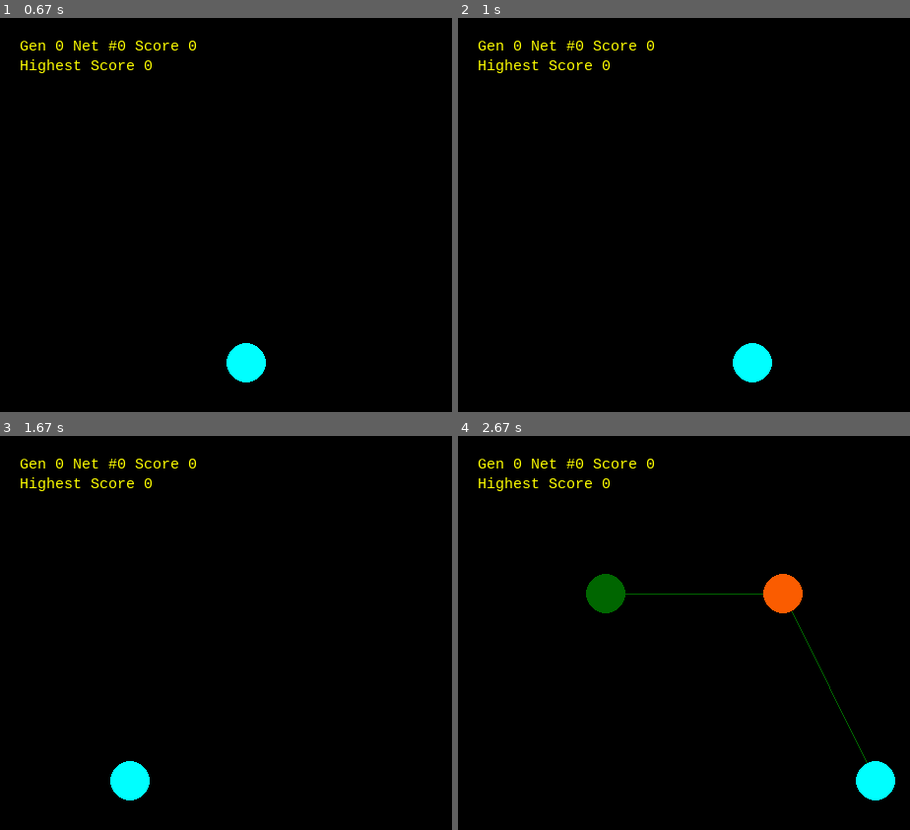
Above: before the commit, frames 1-4 (two rows, left to right).
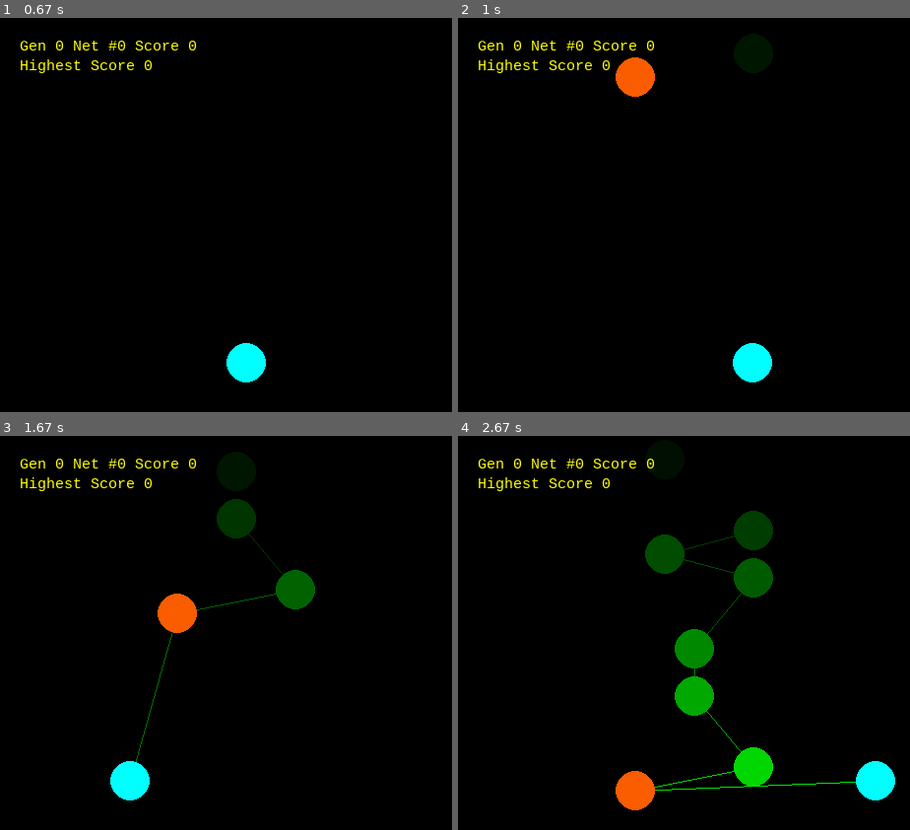
Above: after the commit, the same moments.

Repository: edo0xff/PygameGeneticAlgorithms
Game: pygame game, started from game.py
Two runs of this game, one before a commit and one after it. Both use one fixed random seed, a clock stepped at 60 frames per second and the inputs below.
Inputs (mouse positions are in pixels of both pictures, inside the frame that each line leads up to):
- Up to frame 1 (0.67 s): click (244, 215) at 0.38 s
- Up to frame 2 (1 s): click (751, 301) at 0.72 s
- Up to frame 3 (1.67 s): click (424, 770) at 1.05 s; click (131, 554) at 1.38 s
- Up to frame 4 (2.67 s): click (702, 680) at 1.72 s; click (634, 550) at 2.05 s; click (873, 735) at 2.38 s

Frame 1 is identical in both runs. In frame 2, 0.7% of the frame differs, in the area x 34-44%, y 10-20%; in frame 3, 2.2%; in frame 4, 6.4%, in the area x 28-91%, y 19-95%.

Commit message:
Balls spawn optimization

Diff:
--- a/ejemplo1.py
+++ /dev/null
@@ -1,97 +0,0 @@
-import random
-
-modelo = [1,1,1,1,1,1,1,1,1,1] #Objetivo a alcanzar
-largo = 10 #La longitud del material genetico de cada individuo
-num = 10 #La cantidad de individuos que habra en la poblacion
-pressure = 3 #Cuantos individuos se seleccionan para reproduccion. Necesariamente mayor que 2
-mutation_chance = 0.2 #La probabilidad de que un individuo mute
-
-print("\n\nModelo: %s\n"%(modelo)) #Mostrar el modelo, con un poco de espaciado
-
-def individual(min, max):
-    """
-        Crea un individual
-    """
-    return[random.randint(min, max) for i in range(largo)]
-
-def crearPoblacion():
-    """
-        Crea una poblacion nueva de individuos
-    """
-    return [individual(1,9) for i in range(num)]
-
-def calcularFitness(individual):
-    """
-        Calcula el fitness de un individuo concreto.
-    """
-    fitness = 0
-    for i in range(len(individual)):
-        if individual[i] == modelo[i]:
-            fitness += 1
-
-    return fitness
-
-def selection_and_reproduction(population):
-    """
-        Puntua todos los elementos de la poblacion (population) y se queda con los mejores
-        guardandolos dentro de 'selected'.
-        Despues mezcla el material genetico de los elegidos para crear nuevos individuos y
-        llenar la poblacion (guardando tambien una copia de los individuos seleccionados sin
-        modificar).
-
-        Por ultimo muta a los individuos.
-
-    """
-    puntuados = [ (calcularFitness(i), i) for i in population] #Calcula el fitness de cada individuo, y lo guarda en pares ordenados de la forma (5 , [1,2,1,1,4,1,8,9,4,1])
-    puntuados = [i[1] for i in sorted(puntuados)] #Ordena los pares ordenados y se queda solo con el array de valores
-    population = puntuados
-
-
-
-    selected =  puntuados[(len(puntuados)-pressure):] #Esta linea selecciona los 'n' individuos del final, donde n viene dado por 'pressure'
-
-
-
-    #Se mezcla el material genetico para crear nuevos individuos
-    for i in range(len(population)-pressure):
-        punto = random.randint(1,largo-1) #Se elige un punto para hacer el intercambio
-        padre = random.sample(selected, 2) #Se eligen dos padres
-
-        population[i][:punto] = padre[0][:punto] #Se mezcla el material genetico de los padres en cada nuevo individuo
-        population[i][punto:] = padre[1][punto:]
-
-    return population #El array 'population' tiene ahora una nueva poblacion de individuos, que se devuelven
-
-def mutation(population):
-    """
-        Se mutan los individuos al azar. Sin la mutacion de nuevos genes nunca podria
-        alcanzarse la solucion.
-    """
-    for i in range(len(population)-pressure):
-        if random.random() <= mutation_chance: #Cada individuo de la poblacion (menos los padres) tienen una probabilidad de mutar
-            punto = random.randint(0,largo-1) #Se elgie un punto al azar
-            nuevo_valor = random.randint(1,9) #y un nuevo valor para este punto
-
-            #Es importante mirar que el nuevo valor no sea igual al viejo
-            while nuevo_valor == population[i][punto]:
-                nuevo_valor = random.randint(1,9)
-
-            #Se aplica la mutacion
-            population[i][punto] = nuevo_valor
-
-    return population
-
-
-
-population = crearPoblacion()#Inicializar una poblacion
-print("Poblacion Inicial:\n%s"%(population)) #Se muestra la poblacion inicial
-
-
-#Se evoluciona la poblacion
-for i in range(100):
-    population = selection_and_reproduction(population)
-    population = mutation(population)
-
-
-print("\nPoblacion Final:\n%s"%(population)) #Se muestra la poblacion evolucionada
-print("\n\n")
--- a/game.py
+++ b/game.py
@@ -5,7 +5,7 @@
 board_size = (500, 400)
 
 board = game.Board(size=board_size, balls_vel=3)
-window = game.Window(size=board_size, fps=120, title="You are playing")
+window = game.Window(size=board_size, fps=60, title="You are playing")
 
 playing = True
 while playing:
--- a/game/logic.py
+++ b/game/logic.py
@@ -1,6 +1,10 @@
 import time
 import random
 import pygame
+
+
+def CurrentTIme():
+    return int(round(time.time() * 1000))
 
 
 class Ball:
@@ -67,13 +71,12 @@
     RIGHT = 1
     NULL = 2
 
-    def __init__(self, size=(500, 500), id=0, number_of_enemies=10, spawn_rate=15, player_vel=5, balls_vel=1, training=False):
+    def __init__(self, size=(500, 500), id=0, spawn_rate=125, player_vel=5, balls_vel=1, training=False):
         self.size = size
-        self.balls = [Ball(velocity=balls_vel), Ball(velocity=balls_vel)]
+        self.balls = []
         self.player = Ball([int(size[0] / 2), int(size[1] - 50)], velocity=player_vel)
-        self.number_of_enemies = number_of_enemies
         self.spawn_rate = spawn_rate
-        self.start_time = time.time()
+        self.start_time = CurrentTIme()
         self.game_over = False
         self.score = 0
         self.id = id
@@ -82,7 +85,7 @@
         self.training = training
 
     def Reset(self):
-        self.balls = [Ball(velocity=self.balls_velocity), Ball(velocity=self.balls_velocity)]
+        self.balls = []
 
         self.player.SetPosition(int(self.size[0] / 2), int(self.size[1] - 50))
         self.start_time = time.time()
@@ -99,16 +102,20 @@
         return self.id
 
     def Tick(self, key_pressed=True):
-        if (time.time() - self.start_time) > self.spawn_rate and len(self.balls) < self.number_of_enemies:
-            self.balls.append(Ball(velocity=self.balls_velocity))
-            self.start_time = time.time()
+        elapsed_time = CurrentTIme() - self.start_time
+
+        if elapsed_time > self.spawn_rate:
+            if random.choice([0, 1]):
+                self.balls.append(Ball(velocity=self.balls_velocity))
+
+            self.start_time = CurrentTIme()
 
         for ball in self.balls:
             position = ball.GetPosition()
 
             if not ball.IsSpawned():
-                random_x = random.randrange(150, self.size[0] - 150, 30)
-                random_y = random.randrange(-1000, -100, 50)
+                random_x = random.randrange(180, self.size[0] - 180, 30)
+                random_y = 0
 
                 ball.SetPosition(random_x, random_y)
                 ball.SetMovementDirectionY(1)
@@ -120,7 +127,7 @@
             ball.Move()
 
             if self.player.Collide(ball) and key_pressed:
-                ball.spawned = False
+                self.balls.pop(self.balls.index(ball))
                 self.score += 1
 
     def MovePlayer(self, direction):
@@ -149,8 +156,12 @@
 
         enemy_positions = []
 
-        for ball in self.balls:
-            enemy_positions.append(ball.GetPosition())
+        if len(self.balls) > 0:
+            for ball in self.balls:
+                enemy_positions.append(ball.GetPosition())
+
+        else:
+            enemy_positions = [[int(self.size[1] / 2), 0]]
 
         def SortByNearest(enemy):
             return enemy[1]
--- a/game/window.py
+++ b/game/window.py
@@ -57,7 +57,9 @@
 
             i += 1
 
-        pygame.draw.circle(self.screen, self.ENEMY_COLOR, enemies[-1], self.BALL_RADIUS)
+        if len(enemies) > 0:
+            pygame.draw.circle(self.screen, self.ENEMY_COLOR, enemies[-1], self.BALL_RADIUS)
+
         pygame.draw.circle(self.screen, self.PLAYER_COLOR, player_position, self.BALL_RADIUS)
 
         label = self.font.render("Gen %i Net #%i Score %i" % (generation, board_id, board_score), 1,
--- a/test.py
+++ b/test.py
@@ -5,8 +5,8 @@
 
 board_size = (500, 400)
 
-board = game.Board(size=board_size)
-window = game.Window(size=board_size, title="A nice Neural Network is playing")
+board = game.Board(size=board_size, balls_vel=3, player_vel=8)
+window = game.Window(size=board_size, fps=60, title="A nice Neural Network is playing")
 player = genetics.Subject()
 
 player.network.load_state("./model.json")
